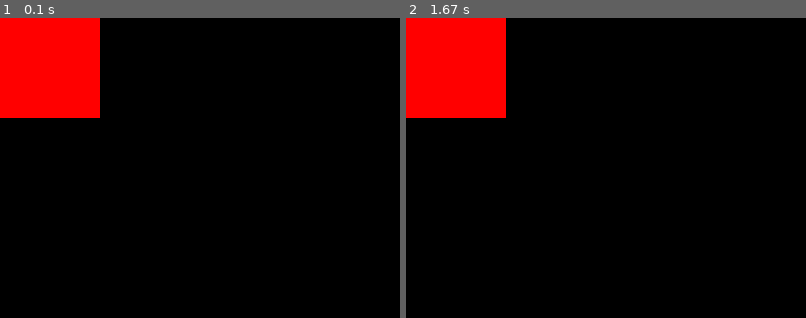
Above: before the commit, frames 1-2 (left to right).
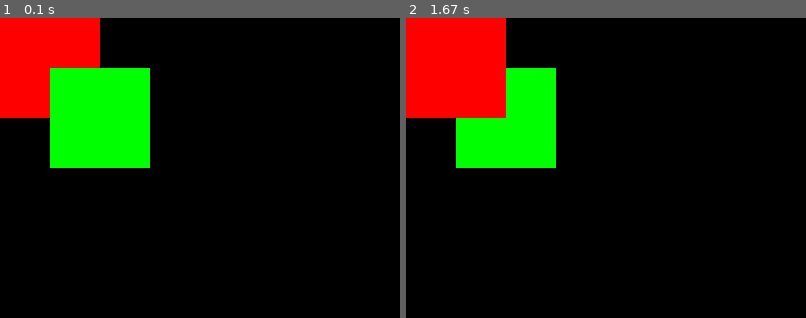
Above: after the commit, the same moments.

Repository: Comblue45/pygame-framework
Game: pygame game, started from testi.py
Two runs of this game, one before a commit and one after it. Both use one fixed random seed, a clock stepped at 60 frames per second and the inputs below.
Inputs (mouse positions are % of the whole screen's width and height, from its top left):
- Up to frame 1 (0.1 s): no input
- Up to frame 2 (1.67 s): hold L 0.33-0.8 s; move the mouse to (46, 54) at 0.37 s; hold L 0.83-1.3 s; move the mouse to (26, 51) at 0.87 s
The pictures show only the part of the screen within x 0-50%, y 0-50%; the shares and areas given below are measured in that part.

The runs differ from the first frame. In frame 1, 8.3% of the frame differs, in the area x 12-38%, y 16-50%; in frame 2, 6.2%.

Commit message:
Added layer abstraction

Diff:
--- a/core_abstraction/entity.py
+++ b/core_abstraction/entity.py
@@ -11,15 +11,23 @@
 
 class Entity:
 
-    def __init__(self, surface: pygame.Surface) -> None:
+    def __init__(self, surface: pygame.Surface, layer: int = 1, position: tuple[int, int] = (0, 0)) -> None:
         self._surface = surface
 
         self.game = None
 
+        self.id = None
+
+        self._layer = layer
+
+        self._position = position
+
     def setup(self, game: Game) -> None:
         self.game = game
 
-        self._entity = self.game.create_entity(surface=self._surface)
+        self._entity = self.game.create_entity(surface=self._surface, position=self._position, layer=self._layer)
+
+        self.id = self._entity
 
         self.game.ecs.add_component_to_entity(self._entity, AbstractionComponent(self))
 
@@ -28,3 +36,20 @@
 
     def update(self, dt: float) -> None:
         pass
+
+    @property
+    def layer(self) -> int:
+        return self._layer
+
+    @layer.setter
+    def layer(self, new_layer: int) -> None:
+        if not self.game:
+            return # Raise error or warning here
+
+        if new_layer == self._layer:
+            return
+
+        self.game.layer.check_out(self._entity, self._layer)
+
+        self._layer = new_layer
+        self.game.layer.register(self._entity, new_layer)
--- a/ecs_engine/general/layer.py
+++ b/ecs_engine/general/layer.py
@@ -29,7 +29,7 @@
     def get_rendering_order_iterable(self) -> Iterable:
         rendering_order: list[int] = []
 
-        for layer in sorted(self.layers.keys(), reverse=True):
+        for layer in sorted(self.layers.keys()):
             rendering_order = rendering_order + list(self.layers[layer])
 
         return rendering_order
--- a/testi.py
+++ b/testi.py
@@ -3,21 +3,34 @@
 from core_abstraction.game import Game
 from core_abstraction.entity import Entity
 
-def readyy() -> None:
-    print("Entity setup!")
+class TestEntity(Entity):
 
-def updati(dt: float) -> None:
-    print(f"Delta time: {dt}")
+    def __init__(self, color: str = "red", deebug_callbacks: bool = False, *args, **kwargs) -> None:
+        surface = pygame.Surface((100,100))
+        surface.fill(color)
+        super().__init__(surface=surface, *args, **kwargs)
+
+        self._deebug_callbacks = deebug_callbacks
+
+    def ready(self) -> None:
+        if self._deebug_callbacks:
+            print(f"Entity ({self.id}): [SETUP]")
+
+    def update(self, dt: float) -> None:
+        if self._deebug_callbacks:
+            print(f"Entity ({self.id}): [DT:{dt}]")
+
+            if self.game.input.keys_down[pygame.K_l]: # type: ignore
+                print(f"Entity ({self.id}): [LAYER:{self.layer}]")
+                self.layer = 2
 
 game = Game()
 game.setup()
 
-surface = pygame.Surface((100,100))
-surface.fill("red")
-entity = Entity(surface)
-entity.ready = readyy
-entity.update = updati
-
+entity = TestEntity(deebug_callbacks=True)
 game.add_entity(entity)
 
+entity_2 = TestEntity(color="green", layer=1, position=(50,50))
+game.add_entity(entity_2)
+
 game.start()
